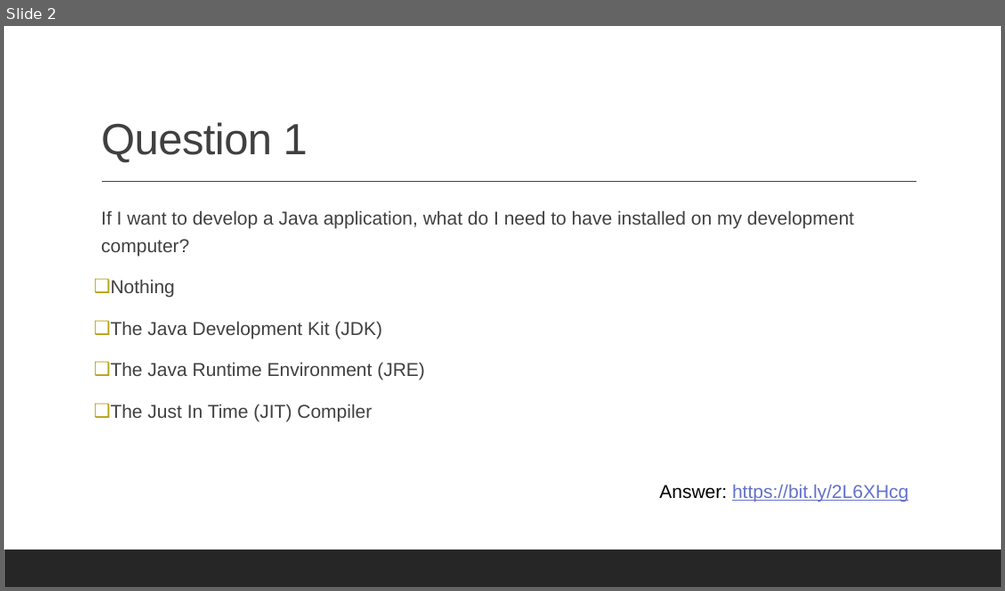
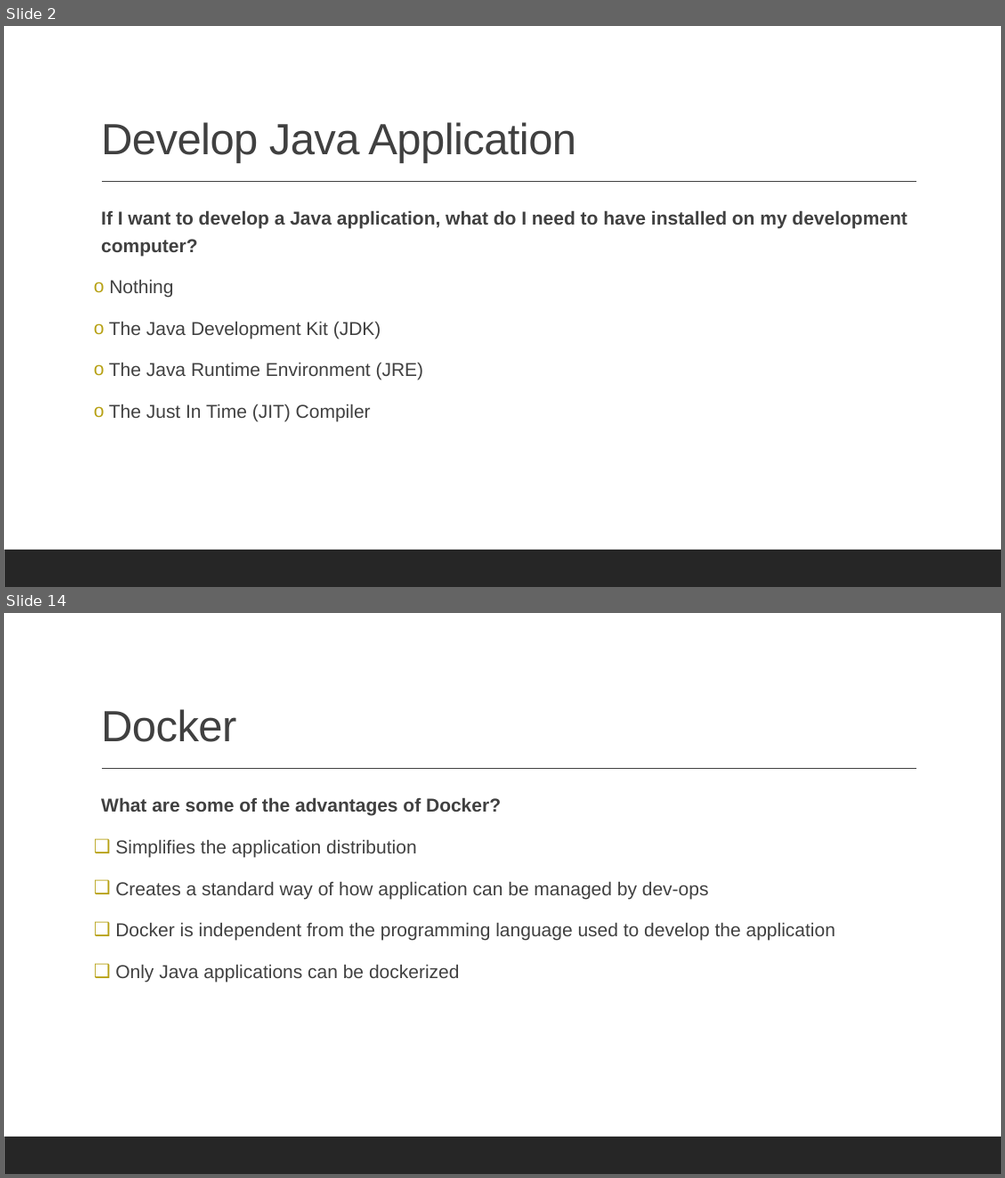
Before and after one commit to albertattard/java-boot-camp, a slide deck: assets/quiz/Quiz - 01.pptx. Shown one above the other, each under a label of ours: slide 2 before the commit, slides 2 and 14 after it; the slides between them are not shown. The pictures are 1005x591 and 1005x1178 pixels, drawn with LibreOffice and Linux fonts; fonts in the diff are those of the drawing. Boxes give left, top, right and bottom in pixels: in the first picture for what was removed or moved away, otherwise in the second. Text is boxed around its words. In the diff, an @@ line names an element or a change of style, - is before the commit and + after.

```diff
--- a/assets/quiz/Quiz - 01.pptx
+++ b/assets/quiz/Quiz - 01.pptx
@@ slide 14 added at [4, 613, 1001, 1174], background #FFFFFF; not listed: 2 template elements that a slide beside it also shows @@
@@ title added at [101, 709, 236, 742], 42 pt, text #404040 @@
+Docker
@@ text added at [101, 797, 835, 981], 18 pt, text #404040 @@
+  What are some of the advantages of Docker?
+❑ Simplifies the application distribution
+❑ Creates a standard way of how application can be managed by dev-ops
+❑ Docker is independent from the programming language used to develop the application
+❑ Only Java applications can be dockerized
@@ slide 2 changed as well @@
@@ title at [101, 122, 576, 163]: text changed @@
-Question 1
+Develop Java Application
@@ text "If I want to develop ..." at [101, 210, 906, 421]: bold on in "If I want to develop a Java ..."; bullet ❑ to o @@
@@ text removed at [659, 484, 908, 501] @@
-Answer: https://bit.ly/2L6XHcg
```
Also in this commit, not shown: 1 other slide changed, 15 other slides added, 3 other files.
